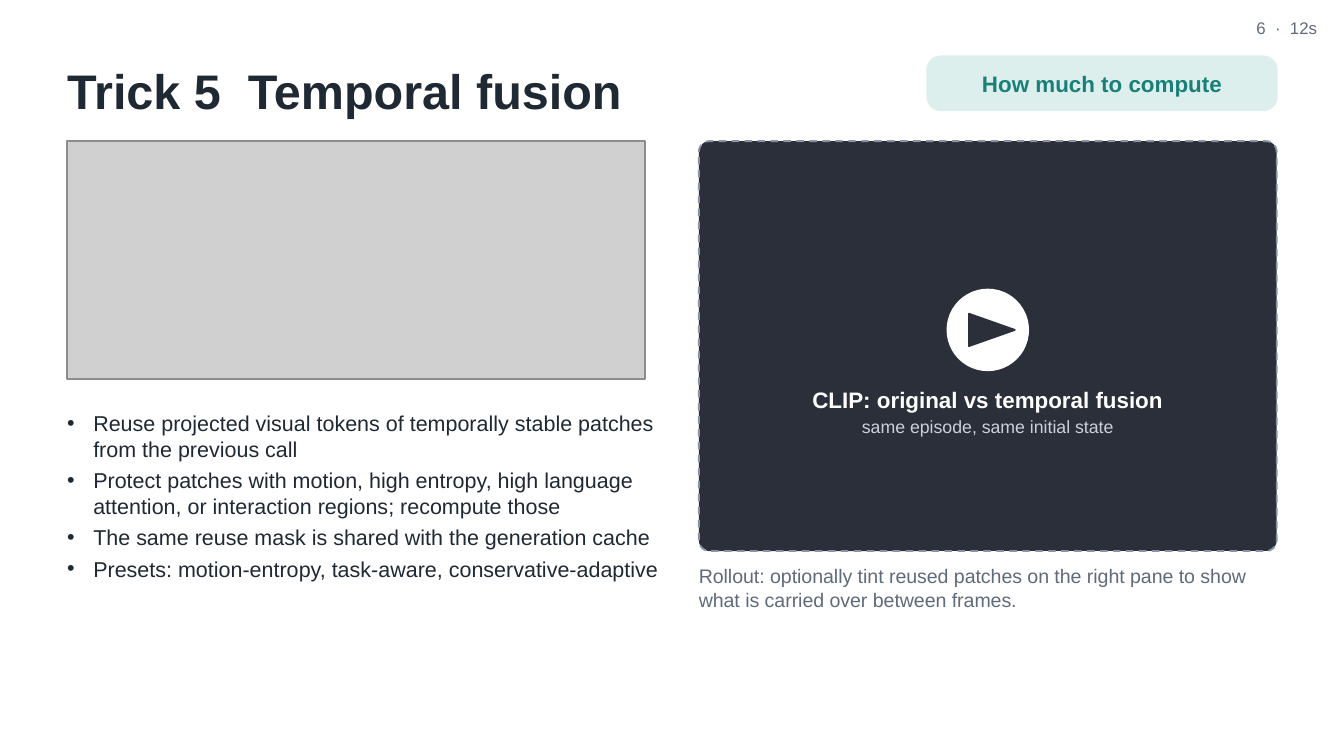
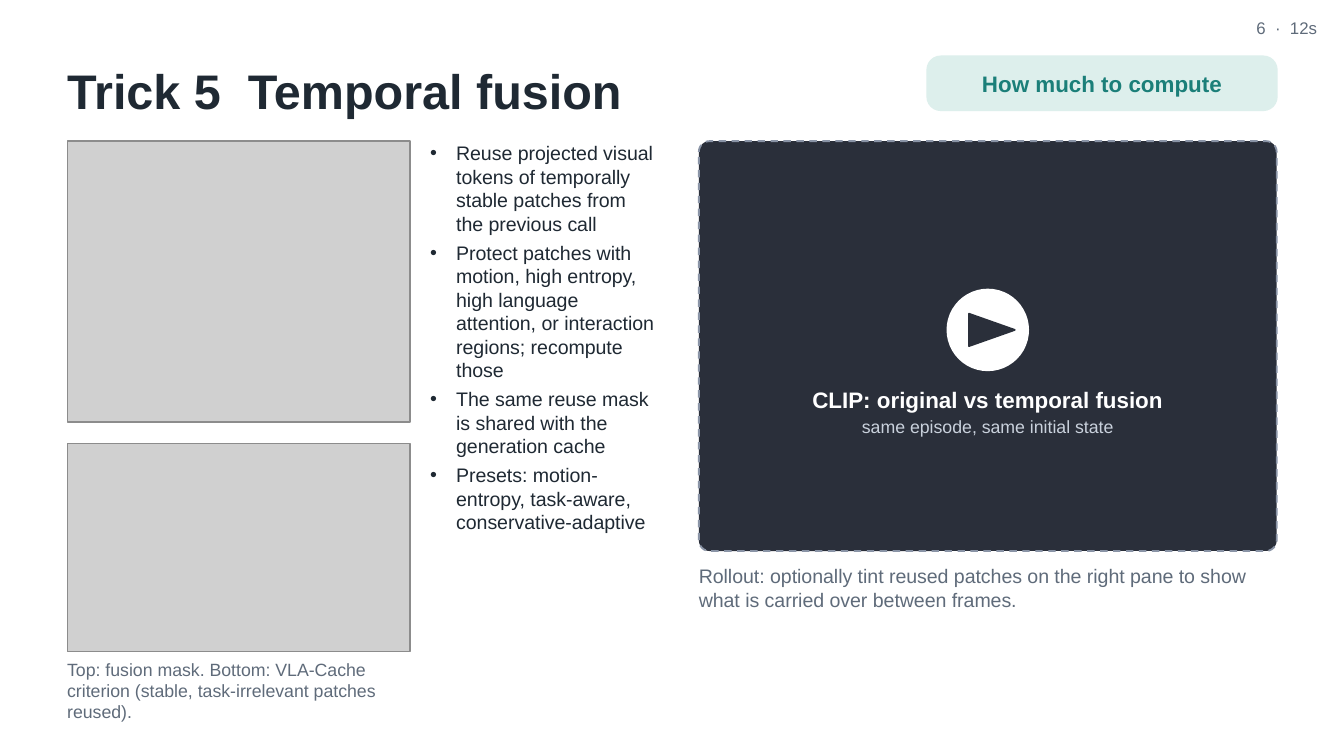
Before and after one commit to trillion-boy/BiVLA, a slide deck: slide 6 of experiments/paper/video/ICRA27_video_v2.pptx. Drawn at 1344x756 pixels with LibreOffice and Linux fonts; fonts in the diff are those of the drawing; grey boxes stand for pictures. Boxes give left, top, right and bottom in pixels: in the first picture for what was removed or moved away, otherwise in the second. Text is boxed around its words. In the diff, an @@ line names an element or a change of style, - is before the commit and + after.

```diff
--- a/experiments/paper/video/ICRA27_video_v2.pptx
+++ b/experiments/paper/video/ICRA27_video_v2.pptx
@@ picture: place and size @@
-picture at <box>67,141,645,379</box>
+picture at <box>67,141,410,422</box>
@@ text "Reuse projected visual tokens of ...": place and size @@
-text "Reuse projected visual tokens of ..." at <box>93,415,658,582</box>
+text "Reuse projected visual tokens of ..." at <box>456,145,654,533</box>
@@ text "Reuse projected visual tokens of ..." at <box>456,145,654,533</box>: size 11.5 to 10.5 pt @@
@@ picture added at <box>67,444,410,652</box> @@
@@ text added at <box>67,663,376,722</box>, 9.5 pt, text #5F6B7A @@
+Top: fusion mask. Bottom: VLA-Cache criterion (stable, task-irrelevant patches reused).
```
Also in this commit, not shown: 5 other slides changed, 11 other files.
